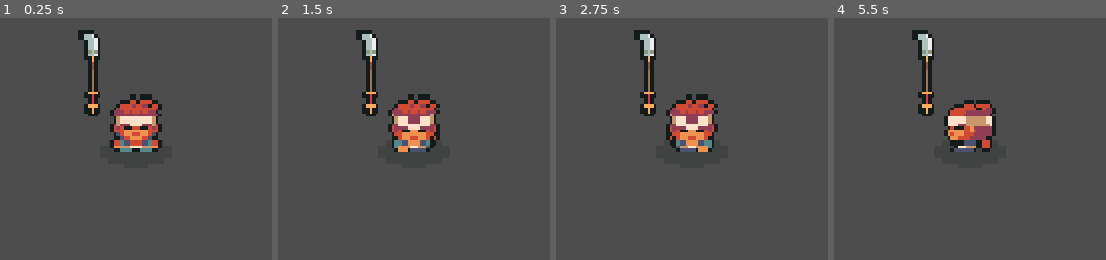
Above: before the commit, frames 1-4 (left to right).
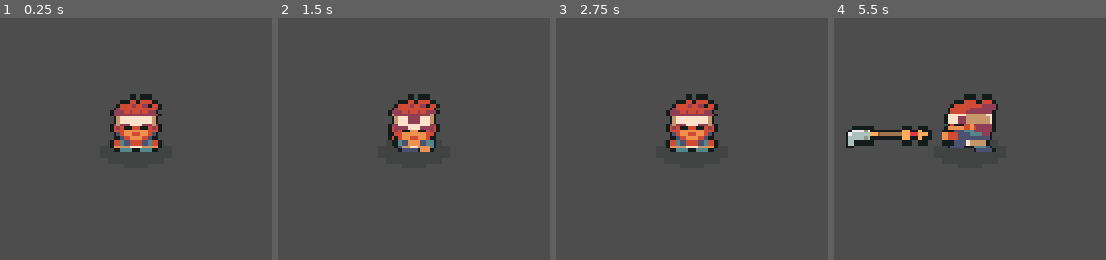
Above: after the commit, the same moments.

Repository: ArtemisSoftware/hunter-world
Game: Godot game, scene res://entities/player/player.tscn
Same seed, same stepped clock (60 frames per second), same inputs: the game is played once before the commit and once after it. The project has no main scene, so this scene is started directly.
Inputs:
- Up to frame 1 (0.25 s): no input
- Up to frame 2 (1.5 s): tap Enter (ui_accept) at 0.5, 0.77, 0.8, 1.07, 1.25, 1.35 s; hold Right (move_right) 0.53-1.28 s; hold A (attack) 0.53-1.28 s; hold Down (move_down) from 1.28 s (still down)
- Up to frame 3 (2.75 s): tap Enter (ui_accept) at 1.52, 1.82, 2, 2.3 s; tap A (attack) at 1.55 s; release Down (move_down) at 2.03 s; hold Right (move_right) from 2.03 s (still down); hold A (attack) from 2.03 s (still down)
- Up to frame 4 (5.5 s): release Right (move_right) at 2.78 s; release A (attack) at 2.78 s; hold Up (move_up) 2.78-3.53 s; tap A (attack) at 2.85, 4.35 s; tap Enter (ui_accept) at 3.02, 3.32, 3.5, 4.52, 4.82, 5.3 s; hold Enter (ui_accept) 3.53-4.28 s; hold Left (move_left) 3.53-5.03 s; hold Down (move_down) from 5.03 s (still down); hold A (attack) from 5.03 s (still down)

The runs differ from the first frame. In frame 1, 1.8% of the frame differs, in the area x 28-37%, y 4-41%; in frame 2, 2.3%; in frame 3, 3.3%; in frame 4, 6.5%, in the area x 4-61%, y 4-56%.

Commit message:
Attack State

Diff:
--- a/core/fsm/state.gd
+++ b/core/fsm/state.gd
@@ -5,7 +5,7 @@
 func enter_state() -> void:
 	pass
 
-func process_state(delata: float) -> void:
+func process_state(delta: float) -> void:
 	pass
 
 
--- a/entities/player/player.gd
+++ b/entities/player/player.gd
@@ -18,6 +18,9 @@
 @onready var health: Health = $Components/Health
 @onready var mana: Mana = $Components/Mana
 @onready var exp: Experience = $Components/Exp
+@onready var enemy_attack_area: Area2D = $Weapon/EnemyAttackArea
+@onready var weapon: Node2D = $Weapon
+
 
 @onready var attack_positions: Dictionary = {
 	"down": %"Down Marker2D",
@@ -76,6 +79,13 @@
 	EventBus.on_player_stats_updated.emit()
 	pass
 
+#----------------------------
+############# ATTACK
+#----------------------------
+
+func enable_weapon_collision(isMonotoring: bool) -> void:
+	enemy_attack_area.monitoring = isMonotoring
+	pass
 
 #----------------------------
 ############# MOVEMENT
--- a/entities/player/player.tscn
+++ b/entities/player/player.tscn
@@ -294,6 +294,7 @@
 [node name="Exp" parent="Components" unique_id=1532371733 instance=ExtResource("11_7thud")]
 
 [node name="Weapon" type="Node2D" parent="." unique_id=1407130220]
+visible = false
 position = Vector2(-12, -10)
 
 [node name="Sprite2D" type="Sprite2D" parent="Weapon" unique_id=1510068888]
@@ -303,6 +304,7 @@
 [node name="EnemyAttackArea" type="Area2D" parent="Weapon" unique_id=1462506008]
 collision_layer = 0
 collision_mask = 4
+monitoring = false
 
 [node name="CollisionShape2D" type="CollisionShape2D" parent="Weapon/EnemyAttackArea" unique_id=311061461]
 position = Vector2(0, -14.5)
--- a/entities/player/player_state_attack.gd
+++ b/entities/player/player_state_attack.gd
@@ -1,6 +1,40 @@
 class_name PlayerStateAttack extends PlayerState
 
+var weapon_rotations: Dictionary = {
+	"down": 180.0,
+	"left": -90.0,
+	"right": 90.0,
+	"up": 0.0,
+}
+
+var attack_direction: String
 
 func enter_state() -> void:
+	attack_direction = player.last_direction
+	player.play_direction_animation("attack")
+	_position_weapon()
+	player.animated_sprite_2d.animation_finished.connect(_on_animation_finished)
+	pass
 
+func _position_weapon() -> void:
+	var marker: Marker2D = player.attack_positions[attack_direction]
+
+	player.weapon.global_position = marker.global_position
+	player.weapon.rotation_degrees = weapon_rotations[attack_direction]
+
+	player.weapon.show()
+	player.enable_weapon_collision(true)
 	pass
+
+func exit_state() -> void:
+	player.enable_weapon_collision(false)
+	player.weapon.hide()
+
+	if player.animated_sprite_2d.animation_finished.is_connected(_on_animation_finished):
+		player.animated_sprite_2d.animation_finished.disconnect(_on_animation_finished)
+	pass
+
+func _on_animation_finished() -> void:
+
+	fsm.transition_to("Idle")
+	pass
